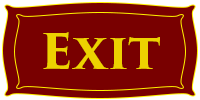
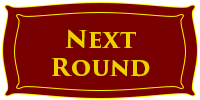
The second 200px x 100px image is a revision of the first. Changes to its layers:
painted on "txLayer" over [43, 29, 160, 77]
